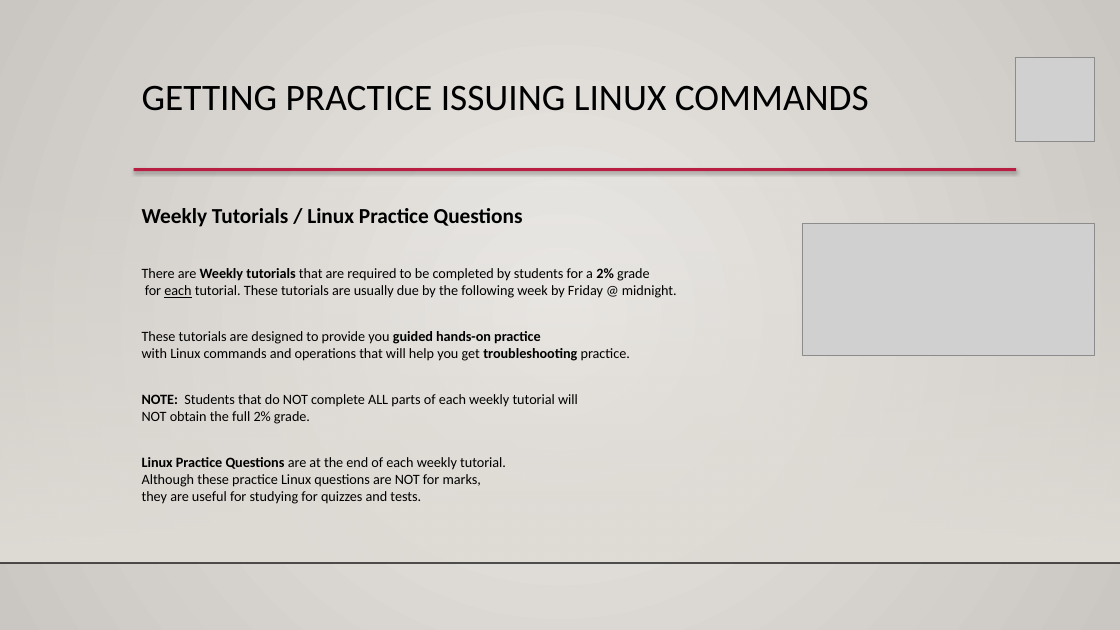
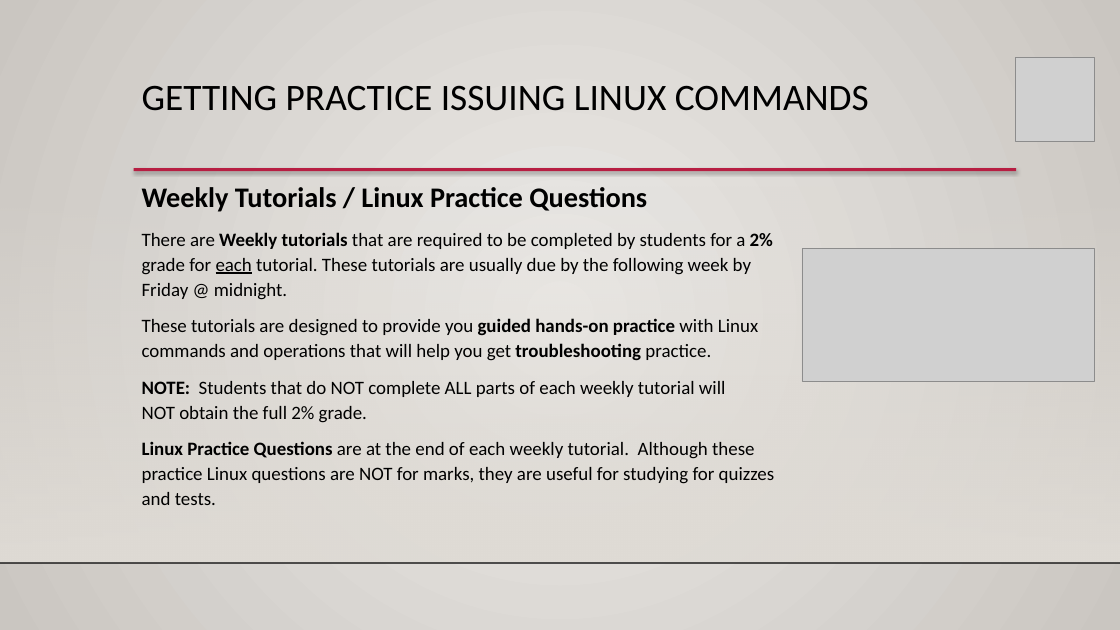
Before and after one commit to ULI101/slides, a slide deck: slide 11 of ULI101-1.2.pptx. Drawn at 1120x630 pixels with LibreOffice and Linux fonts; fonts in the diff are those of the drawing; grey boxes stand for pictures; background and template pictures are left out. Boxes give left, top, right and bottom in pixels: in the first picture for what was removed or moved away, otherwise in the second. Text is boxed around its words. In the diff, an @@ line names an element or a change of style, - is before the commit and + after.

Commit message:
Visual tweaks and path update to vi-tutorial.

```diff
--- a/ULI101-1.2.pptx
+++ b/ULI101-1.2.pptx
@@ text "Weekly Tutorials / Linux Practice ..." at (x1=142, y1=187, x2=775, y2=505): size 18.2 to 24.3 pt in "Weekly Tutorials / Linux Practice Questions"; size 12.2 to 16.2 pt; line spacing 1 to 1.1 @@
@@ picture moved from (x1=802, y1=223, x2=1095, y2=356) to (x1=802, y1=249, x2=1095, y2=381) @@
```
Also in this commit, not shown: 8 other slides changed, 6 other files.
